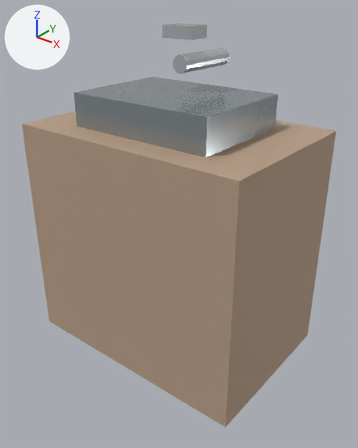
The glTF model public/builder-assets/openlife/kitchen_sink.glb, before and after one commit.
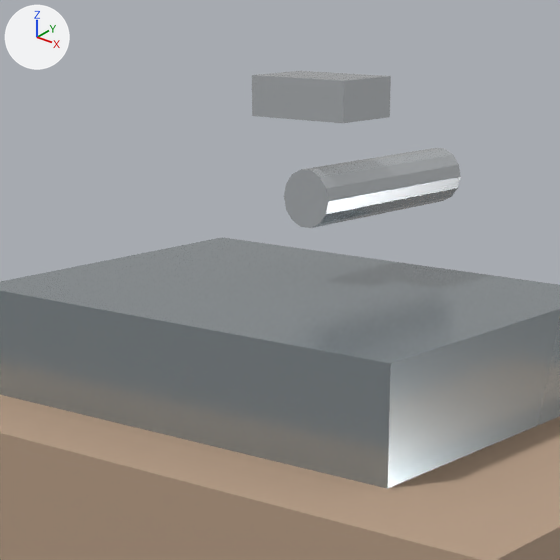
Old and new are each drawn whole from a 50 mm lens placed at (1.058, -1.302, 1.289), pointed at (0.037, -0.025, 0.498) and again close up on the part from 23% to 73% of the width and 0% to 40% of the height. The lights are fixed; the arrows at upper left show +X, +Y and +Z. The last two pictures show the newer version.

In view in the first close-up: 'p000', 'p001', 'p003', 'p004'.
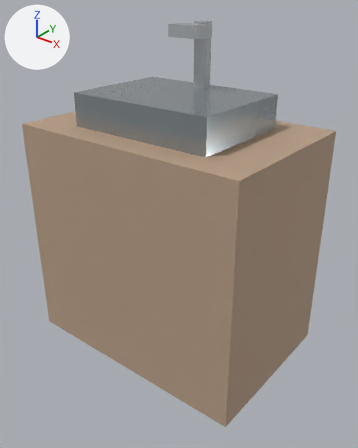
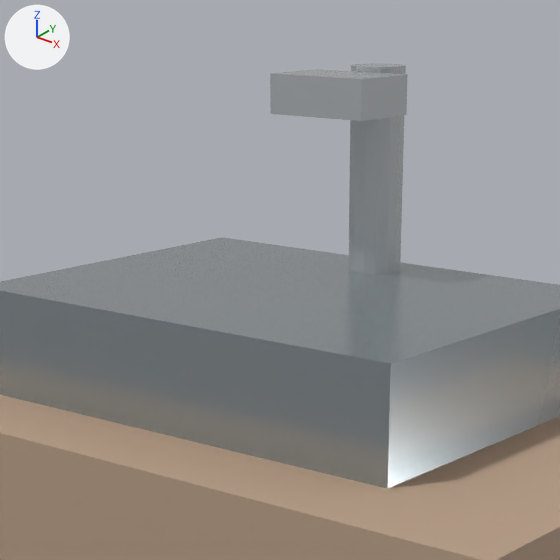
Changed parts and their boxes [x1, y1, x2, y2] in the close-ups (560 x 560 px):
'p003', moved, turned: before [284, 148, 461, 228]; after [348, 63, 406, 274]
'p004', moved: before [252, 71, 391, 123]; after [270, 69, 408, 121]

Patch to the scene script:
```diff
--- a/public/builder-assets/openlife/kitchen_sink.glb.py
+++ b/public/builder-assets/openlife/kitchen_sink.glb.py
@@ ob_p003 @@
 ob_p003 = bpy.data.objects.new('p003', me_geometry_3)
-ob_p003.location = (0.0, 0.0, 0.0)
+ob_p003.location = (0.0, 1.2, 0.9)
+ob_p003.rotation_euler = (1.571, 0.0, 0.0)  # degrees (90, 0, 0)
@@ ob_p004 @@
 ob_p004 = bpy.data.objects.new('p004', me_geometry_4)
-ob_p004.location = (0.0, 0.0, 0.0)
+ob_p004.location = (0.0, 0.03, 0.0)
```
